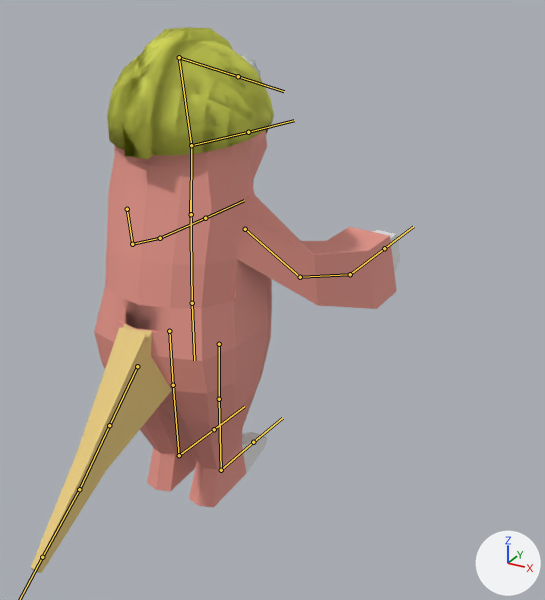
Before and after pictures for a commit that changed the FBX model test1/Assets/Models/mineyFinalAnim.fbx.
Camera for both pictures: a camera (50 mm lens) standing at (6.26, -8.78, 3.43) and looking at (1.23, 0.37, -1.15). The lights are fixed; the arrows at lower right show +X, +Y and +Z. The bones that bend it are drawn over the model as lines.
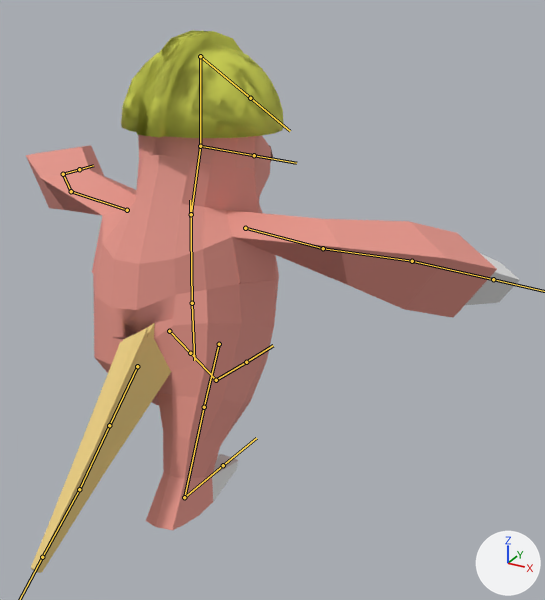
The newer file adds an action. The first version stands in its rest pose; the second is drawn at frame 50 of the action 'Armature|Jump'.

Edits to the scene script, one JSON object a line:
```json
{"block": "bone_bone_001", "where": "bone_bone_001 = bpy.data.objects['Armature'].pose.bones['Bone.001']  # child of 'Bone'"}
{"op": "set", "path": "bone_bone_001.rotation_quaternion", "old": "(1.0, 0.0, 0.0, 0.0)", "new": "(0.993, -0.116, 0.0, 0.0)", "note": "degrees (0, 0, 0) -> degrees (-13, 0, 0)"}
{"block": "bone_bone_012", "where": "bone_bone_012 = bpy.data.objects['Armature'].pose.bones['Bone.012']  # child of 'Bone'"}
{"op": "set", "path": "bone_bone_012.location", "old": "(0.0, 0.0, 0.0)", "new": "(0.0, 0.0, 0.007)"}
{"op": "set", "path": "bone_bone_012.rotation_quaternion", "old": "(1.0, 0.0, 0.0, 0.0)", "new": "(0.809, -0.176, -0.277, -0.487)", "note": "degrees (0, 0, 0) -> degrees (-1, -38, -62)"}
{"block": "bone_bone_015", "where": "bone_bone_015 = bpy.data.objects['Armature'].pose.bones['Bone.015']  # child of 'Bone'"}
{"op": "set", "path": "bone_bone_015.location", "old": "(0.0, 0.0, 0.0)", "new": "(0.001, 0.0, -0.007)"}
{"op": "set", "path": "bone_bone_015.rotation_quaternion", "old": "(1.0, 0.0, 0.0, 0.0)", "new": "(0.793, -0.143, 0.289, 0.517)", "note": "degrees (0, 0, 0) -> degrees (5, 37, 68)"}
{"block": "bone_bone_004", "where": "bone_bone_004 = bpy.data.objects['Armature'].pose.bones['Bone.004']  # child of 'Bone.018'"}
{"op": "set", "path": "bone_bone_004.rotation_quaternion", "old": "(1.0, 0.0, 0.0, 0.0)", "new": "(0.961, -0.038, 0.022, 0.275)", "note": "degrees (0, 0, 0) -> degrees (-3, 4, 32)"}
{"block": "bone_bone_008", "where": "bone_bone_008 = bpy.data.objects['Armature'].pose.bones['Bone.008']  # child of 'Bone.007'"}
{"op": "set", "path": "bone_bone_008.rotation_quaternion", "old": "(1.0, 0.0, 0.0, 0.0)", "new": "(0.962, 0.269, 0.037, 0.017)", "note": "degrees (0, 0, 0) -> degrees (31, 4, 3)"}
{"block": "bone_bone_009", "where": "bone_bone_009 = bpy.data.objects['Armature'].pose.bones['Bone.009']  # child of 'Bone.018'"}
{"op": "set", "path": "bone_bone_009.rotation_quaternion", "old": "(1.0, 0.0, 0.0, 0.0)", "new": "(0.931, 0.047, -0.015, -0.361)", "note": "degrees (0, 0, 0) -> degrees (6, 0, -42)"}
{"block": "bone_bone_011", "where": "bone_bone_011 = bpy.data.objects['Armature'].pose.bones['Bone.011']  # child of 'Bone.010'"}
{"op": "set", "path": "bone_bone_011.rotation_quaternion", "old": "(1.0, 0.0, 0.0, 0.0)", "new": "(0.926, -0.373, -0.052, -0.023)", "note": "degrees (0, 0, 0) -> degrees (-44, -7, 0)"}
```

Changed parts and their boxes (x1, y1, x2, y2) in the pictures (545 x 600 px):
```json
{"object": "Cube", "change": "posed", "before": [31, 27, 401, 573], "after": [26, 30, 520, 573], "on screen": "33% wider"}
{"bone": "Bone.001", "before": "(191, 214) to (191, 145)", "after": "(191, 214) to (200, 146)"}
{"bone": "Bone.012", "before": "(245, 229) to (300, 277)", "after": "(245, 228) to (323, 248)"}
{"bone": "Bone.015", "before": "(127, 209) to (132, 244)", "after": "(127, 210) to (71, 191)"}
{"bone": "Bone.004", "before": "(219, 344) to (219, 399)", "after": "(219, 344) to (204, 407)"}
{"bone": "Bone.008", "before": "(221, 470) to (253, 442)", "after": "(184, 497) to (223, 465)"}
{"bone": "Bone.009", "before": "(169, 331) to (173, 385)", "after": "(169, 331) to (190, 353)"}
{"bone": "Bone.011", "before": "(179, 455) to (214, 429)", "after": "(216, 380) to (246, 362)"}
```
